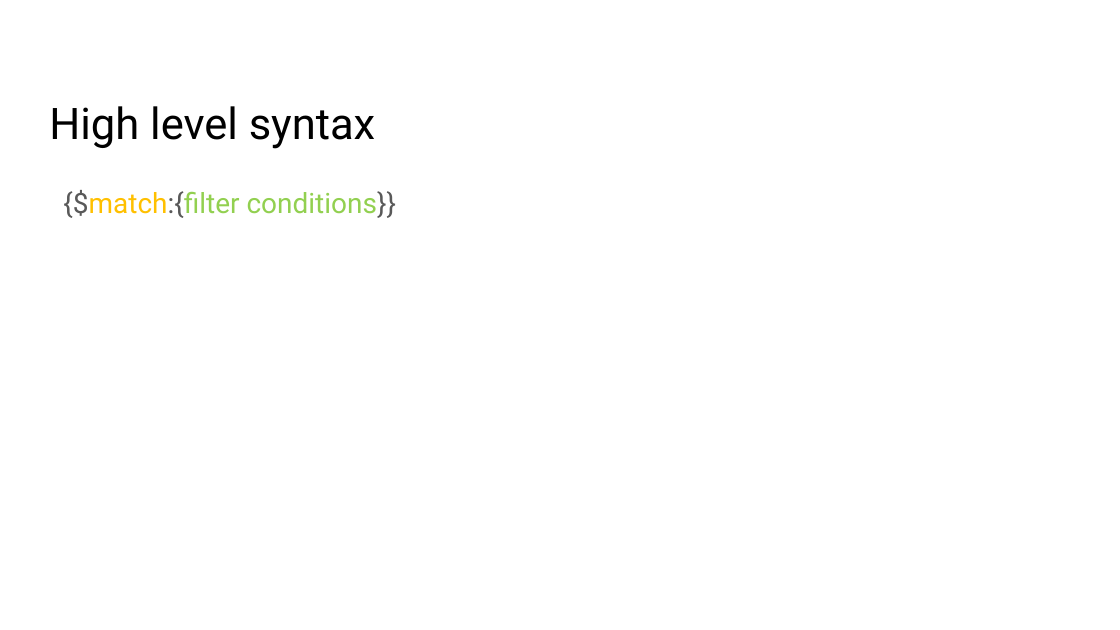
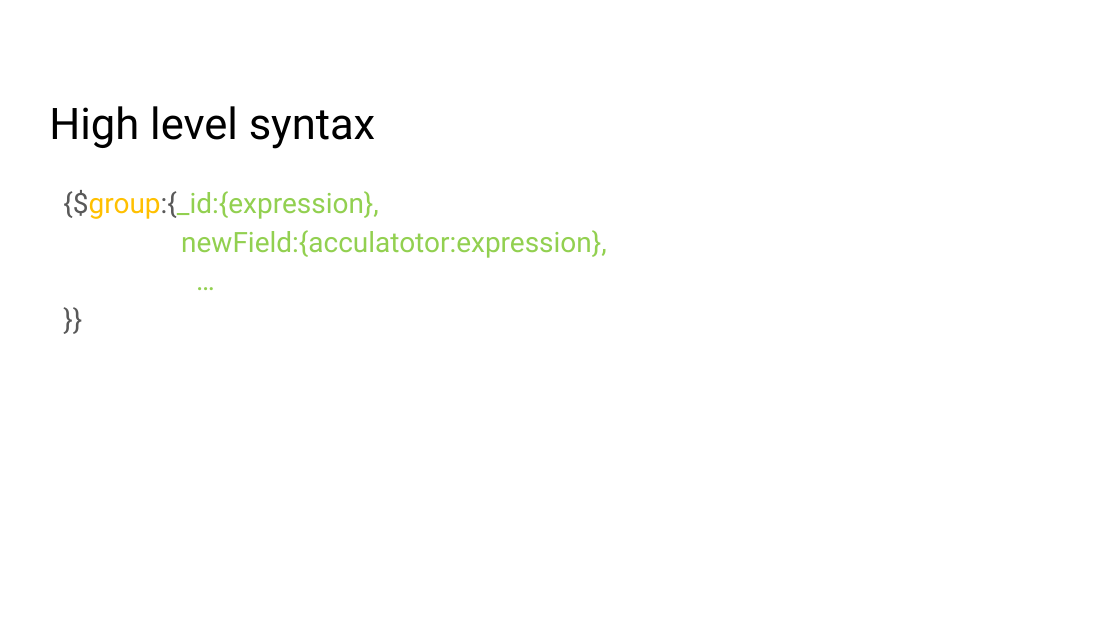
Before and after one commit to gharriso/AI-MongoDB-for-Data-analysis-and-Machine-Learning, a slide deck: slide 3 of 03c Aggregation group.pptx. Drawn at 1120x630 pixels with LibreOffice and Linux fonts; fonts in the diff are those of the drawing; background and template pictures are left out. Boxes give left, top, right and bottom in pixels: in the first picture for what was removed or moved away, otherwise in the second. Text is boxed around its words. In the diff, an @@ line names an element or a change of style, - is before the commit and + after.

```diff
--- a/03c Aggregation group.pptx
+++ b/03c Aggregation group.pptx
@@ text at (63, 190, 607, 258): text changed @@
-{$match:{filter conditions}}
+{$group:{_id:{expression},
+newField:{acculatotor:expression},
+…
+}}
```
Also in this commit, not shown: 1 other slide changed, 4 slides added, 19 slides removed, 4 other files.
